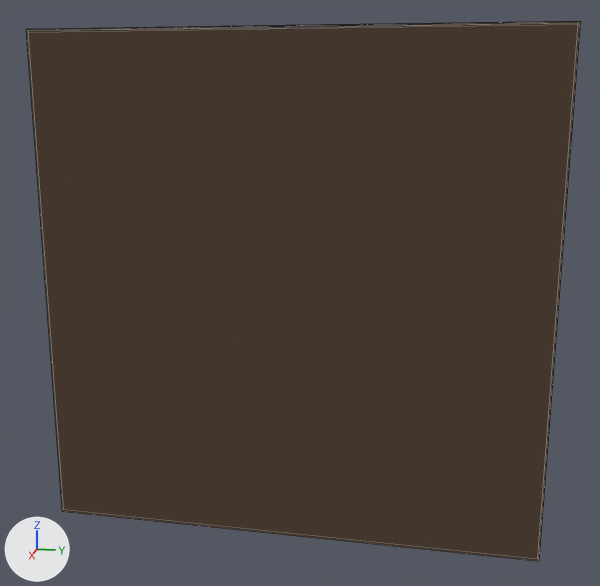
The Blender file Assets/Standard Assets/Scenes/ThingInBox1.blend, before and after one commit.
Camera for both pictures: a 50 mm camera at (4.02, 0.66, 0.78) aimed at (0.07, -0.13, -0.2). Lighting does not change. The marker at lower left points along +X, +Y and +Z. Mesh edges are drawn as thin lines.
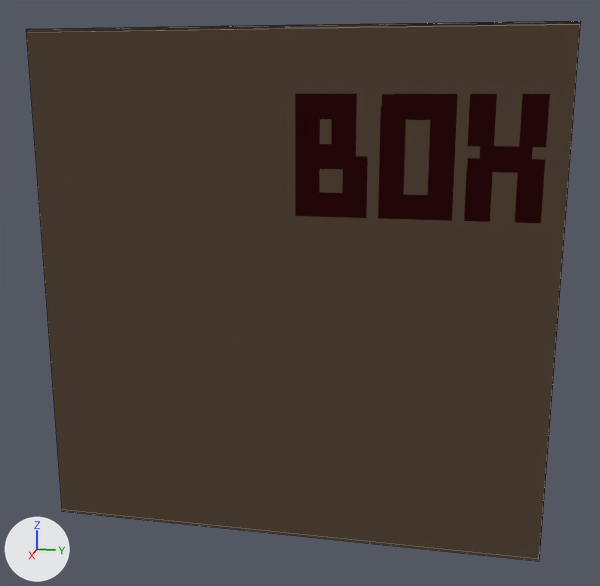
What differs and where, as boxes [x1, y1, x2, y2] in the pictures (600 x 586 px):
```json
{"object": "Cube.000", "change": "surface changed, reshaped", "before": [26, 21, 581, 561], "after": [26, 21, 581, 561], "on screen": "brown to black"}
{"part": 1, "of": "me_cube_000", "change": "built on", "before": [286, 21, 567, 28], "after": [26, 21, 581, 32]}
```

Edits to the scene script, one JSON object a line:
```json
{"op": "add", "block": "img_box", "code": ["img_box = load_image('box', 'box.png', 1024, 1024, 'sRGB')"]}
{"op": "remove", "block": "mat_material", "code": "mat_material.base_color = (0.0929, 0.0626, 0.043)  # brown #56473a"}
{"op": "add", "block": "mat_material", "code": "mat_material.texture = img_box"}
{"block": "me_cube_000", "where": "# used by ob_cube_000; location = (0.0, 0.0, 0.0)"}
{"op": "remove", "block": "me_cube_000", "code": "me_cube_000.from_pydata(...)  # 20 vertices, 9 faces; spans x -1.0..1.0, y -1.0..1.0, z -1.0..1.0"}
{"op": "add", "block": "me_cube_000", "code": "me_cube_000.from_pydata(...)  # 44 vertices, 29 faces; spans x -1.0..1.0, y -1.0..1.0, z -1.0..1.0"}
{"block": "me_cube_000", "change": "me_cube_000 part 1"}
{"block": "me_cube_000", "change": "3 faces are deleted"}
{"block": "me_cube_000", "change": "24 vertices are added at x -1.0..1.0, y -1.0..1.0, z -0.99..1.0"}
{"block": "me_cube_000", "change": "23 new faces join them"}
```
